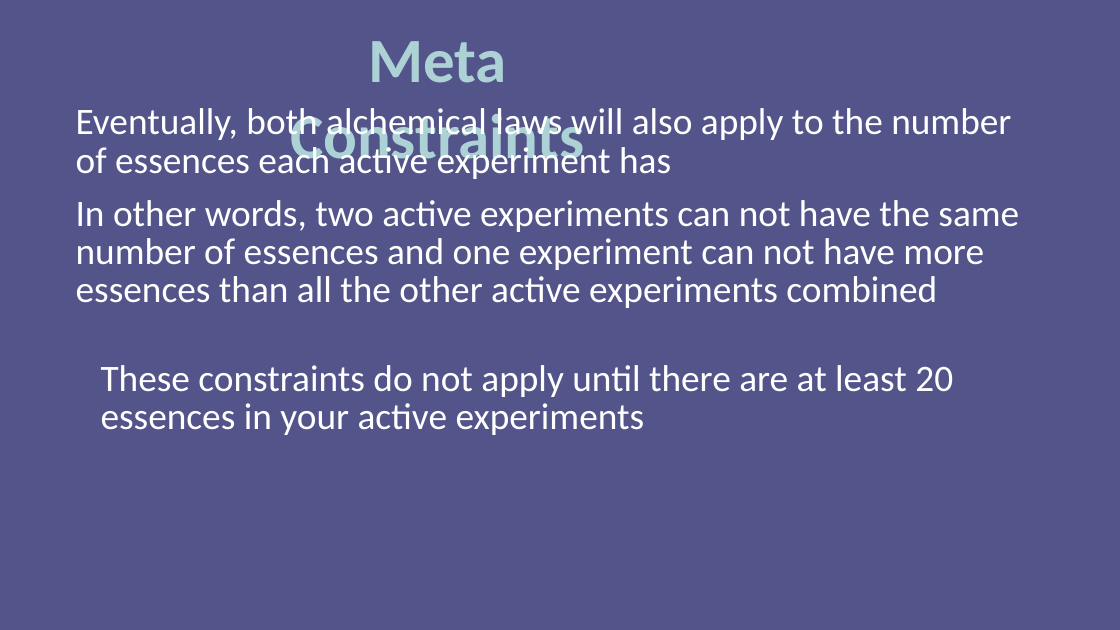
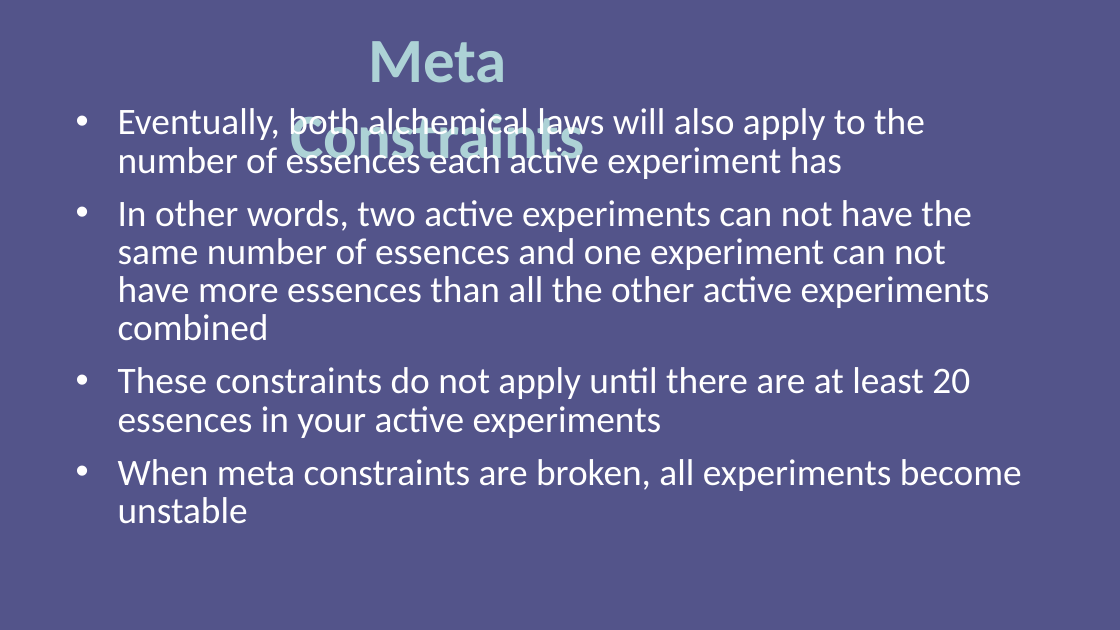
Before and after one commit to ninjacreeper47/Meriam-s-Trial, a slide deck: slide 4 of Assets/How to Play/Instructions.pptx. Drawn at 1120x630 pixels with LibreOffice and Linux fonts; fonts in the diff are those of the drawing. Boxes give left, top, right and bottom in pixels: in the first picture for what was removed or moved away, otherwise in the second. Text is boxed around its words. In the diff, an @@ line names an element or a change of style, - is before the commit and + after.

```diff
--- a/Assets/How to Play/Instructions.pptx
+++ b/Assets/How to Play/Instructions.pptx
@@ text at (118,108,990,340): bullet none to • @@
@@ subtitle removed at (101,365,953,435) @@
-These constraints do not apply until there are at least 20 essences in your active experiments
@@ text at (118,367,1022,524): paragraphs added @@
+• These constraints do not apply until there are at least 20 essences in your active experiments
+• When meta constraints are broken, all experiments become unstable
```
Also in this commit, not shown: 2 other slides changed, 5 other files.
